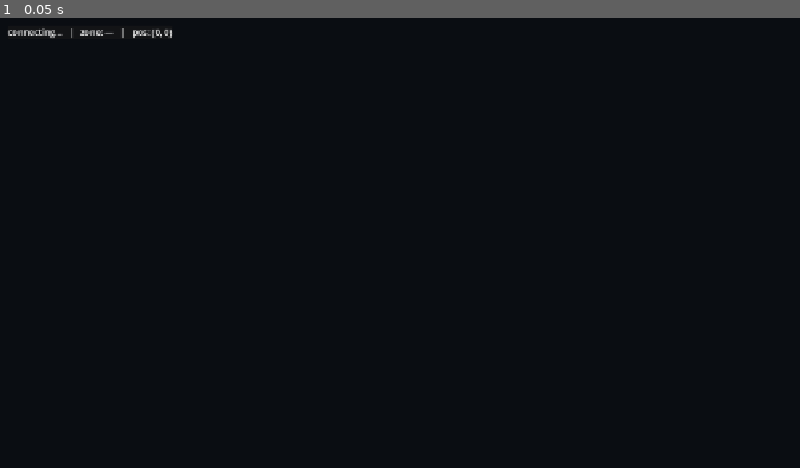
Above: before the commit, frame 1.
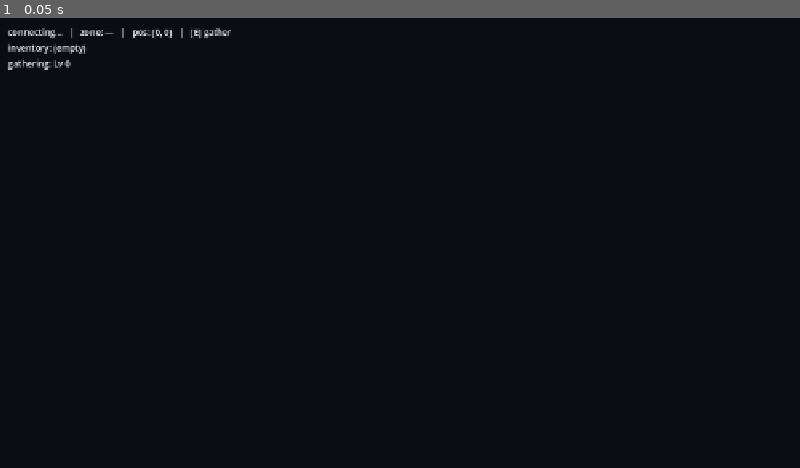
Above: after the commit, the same moment.

Repository: motagota/JESMMO
Game: Godot game, scene res://Main.tscn
Same seed, same stepped clock (60 frames per second), same inputs: the game is played once before the commit and once after it.
Inputs:
- Up to frame 1 (0.05 s): no input

The runs differ from the first frame. In frame 1, 0.3% of the frame differs, in the area x 1-29%, y 2-12%.

Commit message:
Gameplay: resource gathering + nodes (#7)
The first M2 gameplay loop: walk to a node, gather a resource over a few seconds,
watch inventory and the gathering skill rise; the node depletes and respawns.

World (mmo::world):
- Item registry (id/name/stack_size/category) + lookup.
- Authored resource-node spawns per district (a grove of trees ringing the town
  centre, plus wood/stone across the districts); resource_nodes_in(rect) filter.

Zone server (authoritative simulation):
- Spawns the authored nodes for its region (and re-derives them on split), synced
  to clients as resource-kind entities (status_update / despawn / respawn).
- gather.start handler validates range + stock; the game loop advances a per-unit
  swing timer, yields a unit (decrement node, gather.progress/result), and emits an
  internal gather_yield. Depletion schedules a respawn; out-of-range cancels.

Gateway (durable writes, as for position):
- On gather_yield: add_to_inventory + grant_skill_xp, then push the authoritative
  inv.update / skill.update. Hydrates inventory + skills on login. Guests gather
  visually but persist nothing. Resource entities are excluded from the rolling-
  update entity cache.

Client (Godot): resource nodes rendered (trees/rocks), E gathers the nearest node
in range, HUD shows inventory + gathering level + gather progress + floating "+N".

docs/protocol.md: gather flow, resource-entity sync, internal gather_yield, and
inv.update/skill.update marked live.

Tests: world (registry/spawn consistency, region filter); zone (yield+xp+continue,
deplete+despawn+respawn-scheduled, range cancel, respawn); proxy (gather_yield
persists + notifies). cargo test: 14 lib + 34 proxy + 7 zone. Godot parse clean;
headless smoke_gather (register -> walk -> gather) prints SMOKE_GATHER_OK with wood
and gathering xp=10.

Closes #7

Co-Authored-By: Claude Opus 4.8 <noreply@anthropic.com>

Diff:
--- a/client_godot/Main.gd
+++ b/client_godot/Main.gd
@@ -73,6 +73,10 @@
 	_net.despawn.connect(func(id): _entities.remove(id))
 	_net.zone_migration.connect(func(zone): _hud.set_zone(zone))
 	_net.you_died.connect(func(): _hud.set_conn("you died — respawning…"))
+	_net.gather_progress.connect(func(_node_id, pct): _hud.set_gather_progress(pct))
+	_net.gather_result.connect(func(item_id, qty): _hud.flash_gain(item_id, qty))
+	_net.inv_update.connect(func(items): _hud.set_inventory(items))
+	_net.skill_update.connect(func(skill_id, xp, level): _hud.set_skill(skill_id, xp, level))
 
 	_login.do_login.connect(func(email, pw): _save_email(email); _net.login(email, pw))
 	_login.do_register.connect(func(email, pw, cname): _save_email(email); _net.register(email, pw, cname))
@@ -80,6 +84,7 @@
 
 	_player.move_requested.connect(func(dx, dy): _net.send_move(dx, dy))
 	_player.attack_requested.connect(func(dx, dy): _net.send_attack(dx, dy))
+	_player.gather_pressed.connect(_on_gather_pressed)
 	_player.position_changed.connect(func(wx, wy): _hud.set_pos(wx, wy))
 
 # --- handshake ----------------------------------------------------------------
@@ -110,6 +115,12 @@
 	_hud.set_zone(String(data.get("zone", "—")))
 	_login.show_overlay(false)
 	_player.activate()
+
+## Gather the nearest in-range resource node (resolved from the entity manager).
+func _on_gather_pressed() -> void:
+	var node_id := _entities.nearest_resource(_player.world_pos(), Protocol.GATHER_RANGE)
+	if node_id != "":
+		_net.send_gather_start(node_id)
 
 func _on_status_update(id: String, zone: String, state: Dictionary) -> void:
 	if id == _my_id:
--- a/client_godot/net/NetworkClient.gd
+++ b/client_godot/net/NetworkClient.gd
@@ -18,6 +18,10 @@
 signal despawn(id: String)
 signal zone_migration(zone: String)
 signal you_died
+signal gather_progress(node_id: String, pct: int)
+signal gather_result(item_id: String, qty: int)
+signal inv_update(items: Array)
+signal skill_update(skill_id: String, xp: int, level: int)
 
 var url := "ws://127.0.0.1:8766"
 
@@ -75,6 +79,17 @@
 			zone_migration.emit(String(msg.get("zone", "")))
 		Protocol.S_YOU_DIED:
 			you_died.emit()
+		Protocol.S_GATHER_PROGRESS:
+			gather_progress.emit(String(msg.get("node_id", "")), int(msg.get("pct", 0)))
+		Protocol.S_GATHER_RESULT:
+			gather_result.emit(String(msg.get("item_id", "")), int(msg.get("qty", 0)))
+		Protocol.S_INV_UPDATE:
+			inv_update.emit(msg.get("items", []))
+		Protocol.S_SKILL_UPDATE:
+			skill_update.emit(
+				String(msg.get("skill_id", "")),
+				int(msg.get("xp", 0)),
+				int(msg.get("level", 0)))
 		_:
 			pass # zone_capture and any future server messages are ignored for now
 
@@ -106,3 +121,10 @@
 ## Flag a melee swing in a facing direction.
 func send_attack(dx: int, dy: int) -> void:
 	_send({"type": Protocol.C_ATTACK, "dx": dx, "dy": dy})
+
+## Begin gathering a resource node.
+func send_gather_start(node_id: String) -> void:
+	_send({"type": Protocol.C_GATHER_START, "node_id": node_id})
+
+func send_gather_stop() -> void:
+	_send({"type": Protocol.C_GATHER_STOP})
--- a/client_godot/net/Protocol.gd
+++ b/client_godot/net/Protocol.gd
@@ -30,6 +30,17 @@
 const C_MOVE := "move"
 const C_ATTACK := "attack"
 
+# --- gameplay: gathering / inventory / skills (M2) ----------------------------
+const C_GATHER_START := "gather.start"
+const C_GATHER_STOP := "gather.stop"
+const S_GATHER_PROGRESS := "gather.progress"
+const S_GATHER_RESULT := "gather.result"
+const S_INV_UPDATE := "inv.update"
+const S_SKILL_UPDATE := "skill.update"
+
+## Must be within this many world units of a node to gather it (mirrors the server).
+const GATHER_RANGE := 50.0
+
 # --- movement / render tuning (mirrors client.html and the server) ------------
 ## World units sent per move tick, per axis. The server applies the delta directly.
 const MOVE_STEP := 10
--- a/client_godot/player/LocalPlayer.gd
+++ b/client_godot/player/LocalPlayer.gd
@@ -12,6 +12,7 @@
 
 signal move_requested(dx: int, dy: int)
 signal attack_requested(dx: int, dy: int)
+signal gather_pressed
 signal position_changed(wx: float, wy: float)
 
 const _ATTACK_COOLDOWN := 0.3 # seconds; matches the server's swing cadence
@@ -22,6 +23,7 @@
 var _facing := Vector2(1, 0)
 var _move_accum := 0.0
 var _attack_accum := 0.0
+var _gather_down := false
 var _active := false
 
 var _mesh: MeshInstance3D
@@ -92,8 +94,14 @@
 			_pos.y = clampf(_pos.y + dy, 0.0, 1200.0)
 			position_changed.emit(_pos.x, _pos.y)
 
-	if Input.is_action_just_pressed("ui_accept") or Input.is_physical_key_pressed(KEY_SPACE):
+	if Input.is_physical_key_pressed(KEY_SPACE):
 		_try_attack()
+
+	# Gather: edge-detect the key so one press starts one gather request.
+	var g := Input.is_physical_key_pressed(KEY_E)
+	if g and not _gather_down:
+		gather_pressed.emit()
+	_gather_down = g
 
 	# Render: ease toward the predicted/authoritative world position.
 	var target := Protocol.w2v(_pos.x, _pos.y)
--- /dev/null
+++ b/client_godot/tests/smoke_gather.gd
@@ -0,0 +1,53 @@
+## Headless end-to-end gather test against a running gateway + zone.
+## Registers a character (spawns at the town centre), walks to the authored civic
+## tree, gathers, and asserts the gateway pushes an inv.update containing wood.
+## Run: Godot --headless --path client_godot -s res://tests/smoke_gather.gd
+extends SceneTree
+
+var _net
+var _t := 0.0
+var _phase := "auth" # auth -> move -> gather -> wait
+var _moves := 0
+var _got_wood := false
+
+func _initialize() -> void:
+	randomize()
+	_net = load("res://net/NetworkClient.gd").new()
+	root.add_child(_net)
+	_net.auth_required.connect(func(_v):
+		var email := "gather_%d_%d@t.test" % [Time.get_ticks_msec(), randi()]
+		_net.register(email, "pw12", "Gatherer"))
+	_net.welcome.connect(func(d):
+		print("SMOKE: welcome ", d.get("player_id"))
+		_phase = "move")
+	_net.inv_update.connect(func(items):
+		for it in items:
+			if String(it.get("item_id", "")) == "wood" and int(it.get("qty", 0)) >= 1:
+				_got_wood = true)
+	_net.skill_update.connect(func(sid, xp, lvl):
+		print("SMOKE: skill ", sid, " xp=", xp, " lv=", lvl))
+	_net.connect_to("ws://127.0.0.1:8766")
+
+func _process(delta: float) -> bool:
+	_t += delta
+	if _got_wood:
+		print("SMOKE_GATHER_OK inventory shows wood")
+		return true
+	if _t > 20.0:
+		push_error("SMOKE_GATHER_TIMEOUT phase=%s" % _phase)
+		quit(1)
+		return true
+	match _phase:
+		"move":
+			# Town centre (600,600) -> civic tree at (540,540): step NW into range.
+			if _moves < 8:
+				_net.send_move(-10, -10)
+				_moves += 1
+			else:
+				_phase = "gather"
+		"gather":
+			_net.send_gather_start("node_civic_tree_0")
+			_phase = "wait"
+		_:
+			pass
+	return false
--- a/client_godot/ui/Hud.gd
+++ b/client_godot/ui/Hud.gd
@@ -1,37 +1,95 @@
-## Minimal heads-up display: connection state, current district/zone, and the
-## local player's predicted position. Built in code; updated by `Main`.
+## Heads-up display: connection/zone/position, the gathered inventory, the
+## gathering skill, a transient gather-progress line, and floating "+N item"
+## feedback. Built in code; driven by `Main`.
 class_name Hud
 extends CanvasLayer
 
-var _label: Label
+var _status: Label
+var _inv: Label
+var _skill: Label
+var _gather: Label
+var _gain: Label
 
 var conn := "connecting…"
 var zone := "—"
 var pos := Vector2.ZERO
 
+var _gain_tween: Tween
+
 func _ready() -> void:
 	layer = 5
-	var panel := PanelContainer.new()
-	panel.position = Vector2(12, 12)
-	add_child(panel)
-	_label = Label.new()
-	_label.add_theme_font_size_override("font_size", 14)
-	panel.add_child(_label)
-	_refresh()
+	var box := VBoxContainer.new()
+	box.position = Vector2(12, 12)
+	add_child(box)
+
+	_status = _line(box)
+	_inv = _line(box)
+	_inv.text = "inventory: (empty)"
+	_skill = _line(box)
+	_skill.text = "gathering: Lv 0"
+	_gather = _line(box)
+	_gather.modulate = Color(0.8, 1.0, 0.6)
+
+	# Floating gain feedback, centred-ish on screen.
+	_gain = Label.new()
+	_gain.add_theme_font_size_override("font_size", 28)
+	_gain.position = Vector2(560, 360)
+	_gain.modulate = Color(0.9, 1.0, 0.6, 0.0)
+	add_child(_gain)
+
+	_refresh_status()
+
+func _line(parent: Control) -> Label:
+	var l := Label.new()
+	l.add_theme_font_size_override("font_size", 14)
+	parent.add_child(l)
+	return l
+
+# --- status line --------------------------------------------------------------
 
 func set_conn(text: String) -> void:
 	conn = text
-	_refresh()
+	_refresh_status()
 
 func set_zone(text: String) -> void:
 	zone = text
-	_refresh()
+	_refresh_status()
 
 func set_pos(wx: float, wy: float) -> void:
 	pos = Vector2(wx, wy)
-	_refresh()
+	_refresh_status()
 
-func _refresh() -> void:
-	if _label:
-		_label.text = "%s   |   zone: %s   |   pos: (%d, %d)" % [
+func _refresh_status() -> void:
+	if _status:
+		_status.text = "%s   |   zone: %s   |   pos: (%d, %d)   |   [E] gather" % [
 			conn, zone, int(round(pos.x)), int(round(pos.y))]
+
+# --- gameplay -----------------------------------------------------------------
+
+func set_inventory(items: Array) -> void:
+	if items.is_empty():
+		_inv.text = "inventory: (empty)"
+		return
+	var parts := PackedStringArray()
+	for it_v in items:
+		var it: Dictionary = it_v
+		parts.append("%s x%d" % [String(it.get("item_id", "?")), int(it.get("qty", 0))])
+	_inv.text = "inventory: " + ", ".join(parts)
+
+func set_skill(skill_id: String, xp: int, level: int) -> void:
+	_skill.text = "%s: Lv %d  (%d xp)" % [skill_id, level, xp]
+
+func set_gather_progress(pct: int) -> void:
+	if pct <= 0 or pct >= 100:
+		_gather.text = ""
+	else:
+		_gather.text = "gathering… %d%%" % pct
+
+func flash_gain(item_id: String, qty: int) -> void:
+	_gather.text = ""
+	_gain.text = "+%d %s" % [qty, item_id]
+	_gain.modulate.a = 1.0
+	if _gain_tween and _gain_tween.is_valid():
+		_gain_tween.kill()
+	_gain_tween = create_tween()
+	_gain_tween.tween_property(_gain, "modulate:a", 0.0, 1.0)
--- a/client_godot/world/EntityManager.gd
+++ b/client_godot/world/EntityManager.gd
@@ -12,7 +12,7 @@
 
 var local_id := ""
 
-# id -> { node: MeshInstance3D, target: Vector3, kind: String }
+# id -> { node, target: Vector3, kind, wpos: Vector2, item_id, qty }
 var _entities: Dictionary = {}
 
 func set_local_id(id: String) -> void:
@@ -32,7 +32,7 @@
 
 	if not _entities.has(id):
 		_entities[id] = {
-			"node": _make_node(kind),
+			"node": _make_node(kind, state),
 			"target": target,
 			"kind": kind,
 		}
@@ -40,6 +40,24 @@
 		_entities[id]["node"].position = target # spawn at first known position
 	else:
 		_entities[id]["target"] = target
+	_entities[id]["wpos"] = Vector2(wx, wy)
+	_entities[id]["item_id"] = String(state.get("item_id", ""))
+	_entities[id]["qty"] = int(state.get("qty", 0))
+
+## The id of the nearest live resource node within `max_dist` world units of
+## `from` (world coords), or "" if none. Used by the gather interaction.
+func nearest_resource(from: Vector2, max_dist: float) -> String:
+	var best := ""
+	var best_d := max_dist
+	for id in _entities:
+		var rec: Dictionary = _entities[id]
+		if rec.get("kind", "") != "resource" or int(rec.get("qty", 0)) <= 0:
+			continue
+		var d := from.distance_to(rec.get("wpos", Vector2.ZERO))
+		if d <= best_d:
+			best_d = d
+			best = id
+	return best
 
 func remove(id: String) -> void:
 	_remove(id)
@@ -56,21 +74,39 @@
 		_entities.erase(id)
 
 func _height_for(kind: String) -> float:
-	return 1.0 if kind == "mob" else 1.2
+	match kind:
+		"mob": return 1.0
+		"resource": return 1.5
+		_: return 1.2
 
-func _make_node(kind: String) -> MeshInstance3D:
+func _make_node(kind: String, state: Dictionary) -> MeshInstance3D:
 	var mi := MeshInstance3D.new()
-	if kind == "mob":
-		var box := BoxMesh.new()
-		box.size = Vector3(1.4, 2.0, 1.4)
-		mi.mesh = box
-		mi.material_override = _solid(Color(0.85, 0.25, 0.25))
-	else:
-		var cap := CapsuleMesh.new()
-		cap.radius = 0.6
-		cap.height = 2.2
-		mi.mesh = cap
-		mi.material_override = _solid(Color(0.30, 0.55, 1.0))
+	match kind:
+		"mob":
+			var box := BoxMesh.new()
+			box.size = Vector3(1.4, 2.0, 1.4)
+			mi.mesh = box
+			mi.material_override = _solid(Color(0.85, 0.25, 0.25))
+		"resource":
+			# Trees (wood) as green cones, rocks (stone) as grey boxes.
+			if String(state.get("item_id", "")) == "stone":
+				var rock := BoxMesh.new()
+				rock.size = Vector3(2.0, 2.0, 2.0)
+				mi.mesh = rock
+				mi.material_override = _solid(Color(0.55, 0.55, 0.58))
+			else:
+				var tree := CylinderMesh.new()
+				tree.top_radius = 0.0
+				tree.bottom_radius = 2.0
+				tree.height = 4.0
+				mi.mesh = tree
+				mi.material_override = _solid(Color(0.18, 0.65, 0.30))
+		_:
+			var cap := CapsuleMesh.new()
+			cap.radius = 0.6
+			cap.height = 2.2
+			mi.mesh = cap
+			mi.material_override = _solid(Color(0.30, 0.55, 1.0))
 	return mi
 
 func _solid(c: Color) -> StandardMaterial3D:
Not shown, changed: client_godot/README.md
Not shown, changed: docs/protocol.md
Not shown, changed: rust_server/src/bin/proxy.rs
Not shown, changed: rust_server/src/bin/zone_server.rs
Not shown, changed: rust_server/src/world.rs
